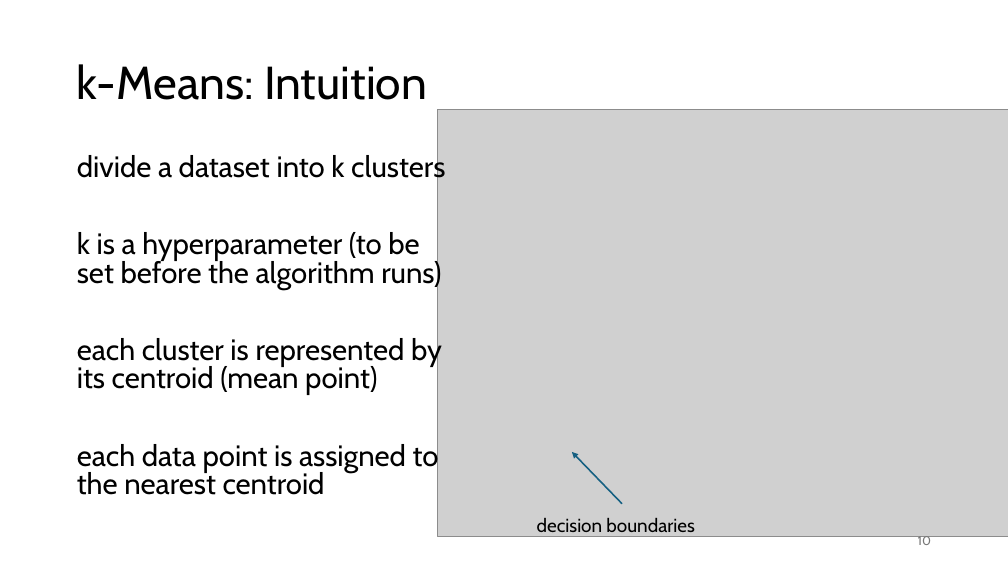
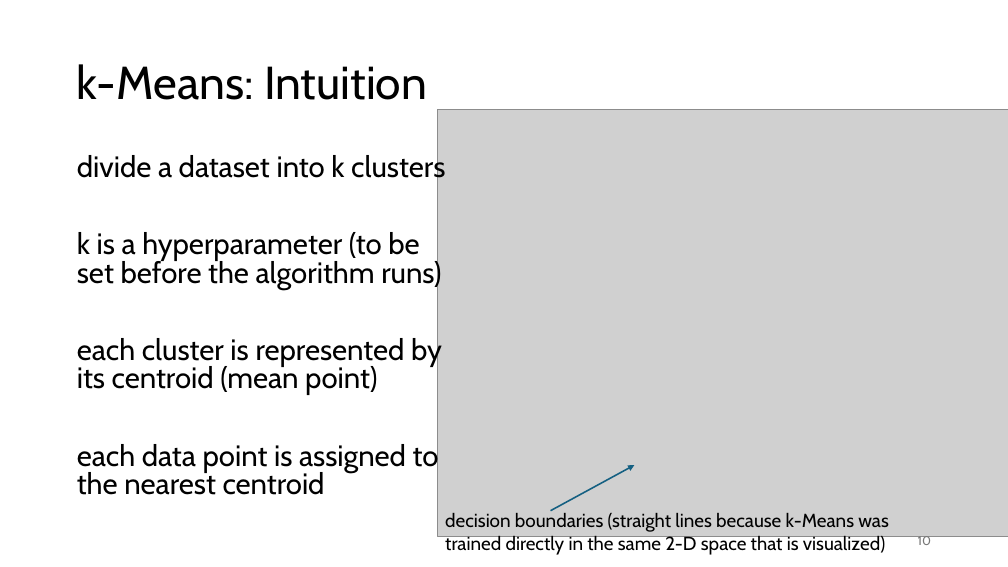
Before and after one commit to FelixWick/data_science, a slide deck: slide 10 of slides/2_clustering.pptx. Drawn at 1008x567 pixels with LibreOffice and Linux fonts; fonts in the diff are those of the drawing; grey boxes stand for pictures. Boxes give left, top, right and bottom in pixels: in the first picture for what was removed or moved away, otherwise in the second. Text is boxed around its words. In the diff, an @@ line names an element or a change of style, - is before the commit and + after.

```diff
--- a/slides/2_clustering.pptx
+++ b/slides/2_clustering.pptx
@@ arrow moved from (622, 504) - (572, 452) to (551, 511) - (634, 465) @@
@@ text at [445,513,889,555]: text changed @@
-decision boundaries
+decision boundaries (straight lines because k-Means was trained directly in the same 2-D space that is visualized)
```
Also in this commit, not shown: 3 other slides changed, 2 slides added, 1 other file.
